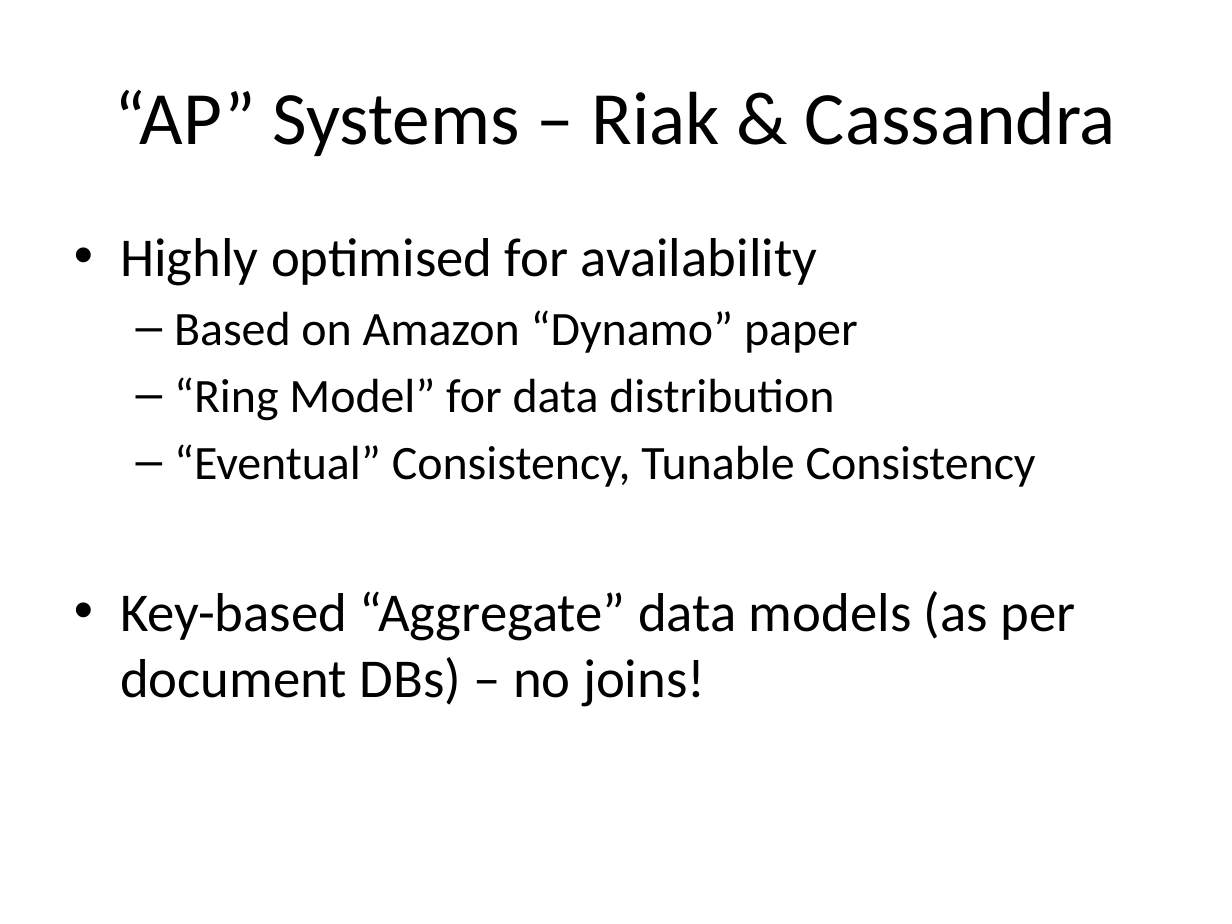
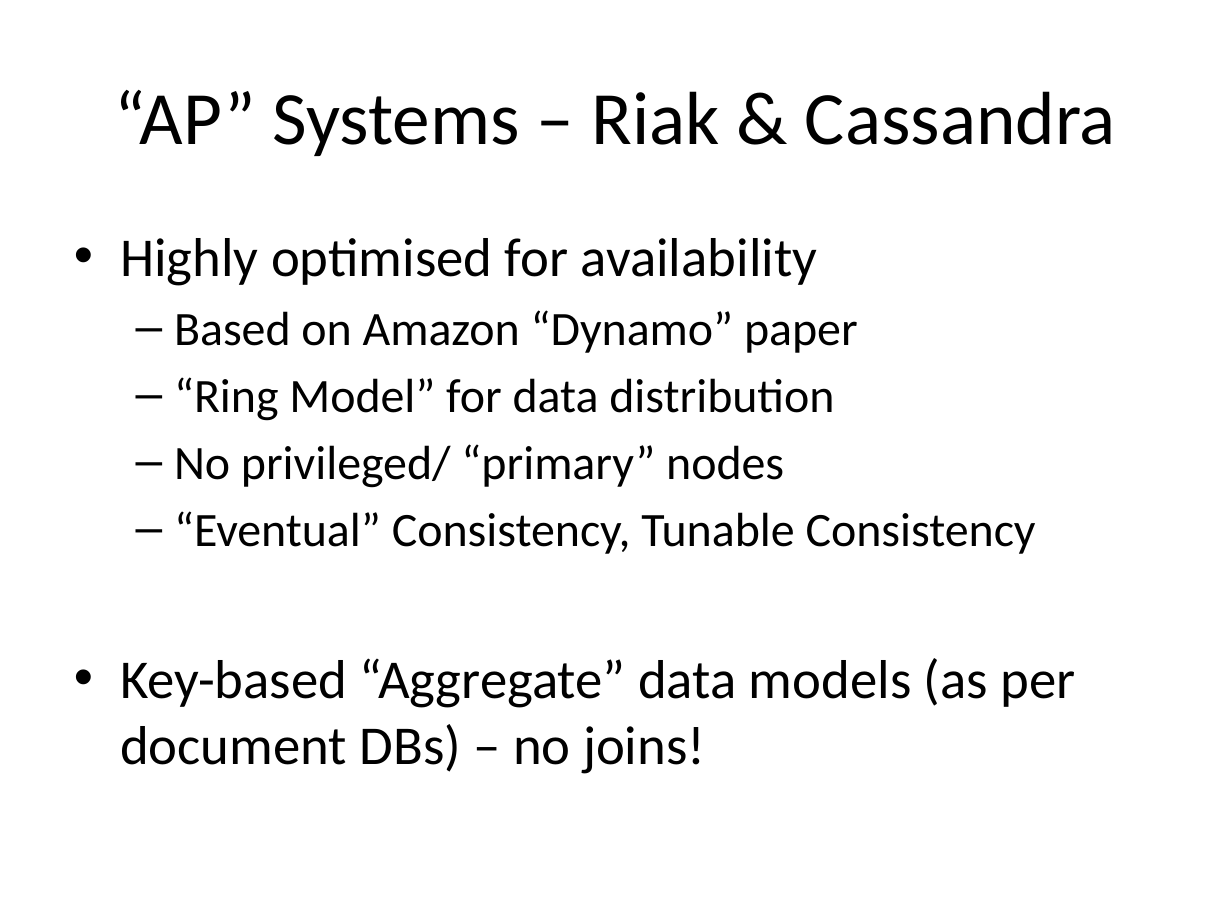
Before and after one commit to alexdgarland/database-demos, a slide deck: slide 22 of Slides/Not Only SQL - Picking A Database for DotNET.pptx. Drawn at 1232x924 pixels with LibreOffice and Linux fonts; fonts in the diff are those of the drawing. Boxes give left, top, right and bottom in pixels: in the first picture for what was removed or moved away, otherwise in the second. Text is boxed around its words. In the diff, an @@ line names an element or a change of style, - is before the commit and + after.

```diff
--- a/Slides/Not Only SQL - Picking A Database for DotNET.pptx
+++ b/Slides/Not Only SQL - Picking A Database for DotNET.pptx
@@ text at (174,444,784,488): paragraph added @@
+  – No privileged/ “primary” nodes
```
Also in this commit, not shown: 1 other slide changed.
